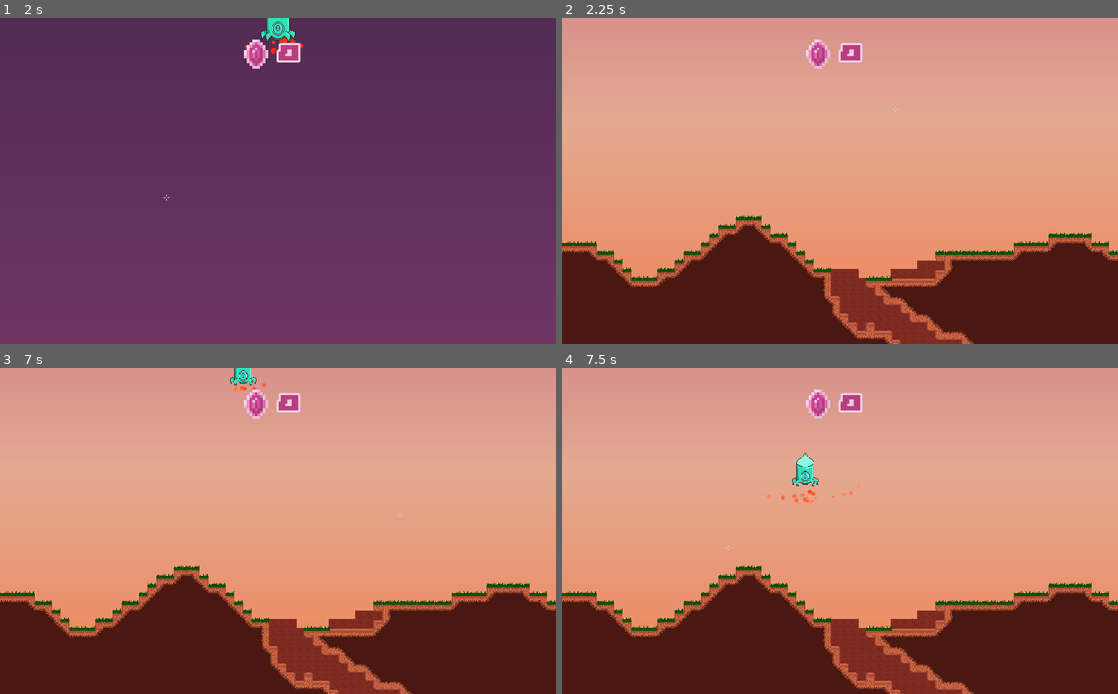
Above: before the commit, frames 1-4 (two rows, left to right).
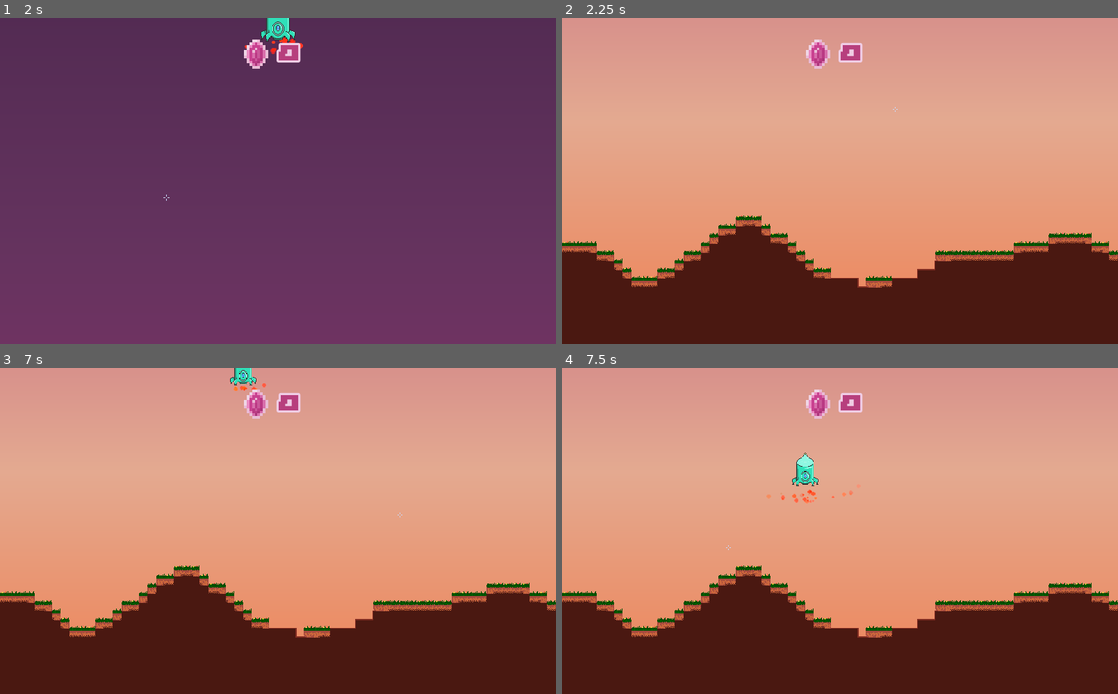
Above: after the commit, the same moments.

Repository: MichaelRRyan/Mecha-Miners
Game: Godot game, scene res://scenes/world/World.tscn
Two runs of this game, one before a commit and one after it. Both use one fixed random seed, a clock stepped at 60 frames per second and the inputs below. This scene is started directly instead of the project's main scene.
Inputs (mouse positions are in pixels of both pictures, inside the frame that each line leads up to):
- Up to frame 1 (2 s): tap Enter at 0.5 s; move the mouse to (400, 164) at 0.52 s; press the mouse at (400, 164) at 0.53 s; hold D (move_right) 0.53-1.28 s; tap W (jump) at 0.77, 1.52 s; tap Space at 1.25 s; move the mouse to (166, 197) at 1.27 s; release the mouse at (166, 197) at 1.28 s; hold A (move_left) from 1.28 s (still down); right-click (166, 197) at 1.35 s
- Up to frame 2 (2.25 s): move the mouse to (895, 109) at 2.02 s; release A (move_left) at 2.03 s; hold D (move_right) from 2.03 s (still down); hold P (ai_perspective) from 2.03 s (still down)
- Up to frame 3 (7 s): tap Enter at 2.75, 4.25 s; move the mouse to (250, 596) at 2.77 s; release P (ai_perspective) at 2.78 s; tap E (interact) at 2.85 s; tap W (jump) at 3.02, 3.77, 4.52, 6.02, 6.77 s; tap Space at 3.5, 5 s; move the mouse to (444, 579) at 3.52 s; release D (move_right) at 3.53 s; hold H (toggle_network_panel) 3.53-4.28 s; hold A (move_left) 3.53-5.78 s; move the mouse to (111, 482) at 4.27 s; click (111, 482) at 4.35 s; move the mouse to (305, 531) at 5.02 s; hold Right mouse button (action2) 5.03-5.78 s; move the mouse to (194, 449) at 5.77 s; hold D (move_right) from 5.78 s (still down); tap P (ai_perspective) at 5.85 s; move the mouse to (400, 514) at 6.52 s; hold E (interact) from 6.53 s (still down)
- Up to frame 4 (7.5 s): keep holding D (move_right); move the mouse to (728, 547) at 7.27 s; release E (interact) at 7.28 s; tap H (toggle_network_panel) at 7.35 s

Frame 1 is identical in both runs. In frame 2, 3.8% of the frame differs, in the area x 5-99%, y 63-100%; in frame 3, 3.8%; in frame 4, 3.8%.

Commit message:
Added basic occlusion

Diff:
--- /dev/null
+++ b/resources/fonts/WorldHintFont.tres
@@ -0,0 +1,8 @@
+[gd_resource type="DynamicFont" load_steps=2 format=2]
+
+[ext_resource path="res://assets/fonts/hope_gold.ttf" type="DynamicFontData" id=1]
+
+[resource]
+outline_size = 2
+outline_color = Color( 0.501961, 0.215686, 0.0392157, 1 )
+font_data = ExtResource( 1 )
--- a/resources/sprite_frames/mecha_green.tres
+++ b/resources/sprite_frames/mecha_green.tres
@@ -9,6 +9,22 @@
 [sub_resource type="AtlasTexture" id=2]
 atlas = ExtResource( 1 )
 region = Rect2( 160, 99, 32, 33 )
+
+[sub_resource type="AtlasTexture" id=7]
+atlas = ExtResource( 1 )
+region = Rect2( 32, 99, 32, 33 )
+
+[sub_resource type="AtlasTexture" id=8]
+atlas = ExtResource( 1 )
+region = Rect2( 64, 99, 32, 33 )
+
+[sub_resource type="AtlasTexture" id=9]
+atlas = ExtResource( 1 )
+region = Rect2( 96, 99, 32, 33 )
+
+[sub_resource type="AtlasTexture" id=10]
+atlas = ExtResource( 1 )
+region = Rect2( 128, 99, 32, 33 )
 
 [sub_resource type="AtlasTexture" id=3]
 atlas = ExtResource( 1 )
@@ -26,22 +42,6 @@
 atlas = ExtResource( 1 )
 region = Rect2( 128, 99, 32, 33 )
 
-[sub_resource type="AtlasTexture" id=7]
-atlas = ExtResource( 1 )
-region = Rect2( 32, 99, 32, 33 )
-
-[sub_resource type="AtlasTexture" id=8]
-atlas = ExtResource( 1 )
-region = Rect2( 64, 99, 32, 33 )
-
-[sub_resource type="AtlasTexture" id=9]
-atlas = ExtResource( 1 )
-region = Rect2( 96, 99, 32, 33 )
-
-[sub_resource type="AtlasTexture" id=10]
-atlas = ExtResource( 1 )
-region = Rect2( 128, 99, 32, 33 )
-
 [resource]
 animations = [ {
 "frames": [ SubResource( 1 ) ],
@@ -54,13 +54,13 @@
 "name": "jump",
 "speed": 5.0
 }, {
+"frames": [ SubResource( 7 ), SubResource( 8 ), SubResource( 9 ), SubResource( 10 ) ],
+"loop": true,
+"name": "walk",
+"speed": 15.0
+}, {
 "frames": [ SubResource( 3 ), SubResource( 4 ), SubResource( 5 ), SubResource( 6 ) ],
 "loop": true,
 "name": "walk_reversed",
 "speed": 15.0
-}, {
-"frames": [ SubResource( 7 ), SubResource( 8 ), SubResource( 9 ), SubResource( 10 ) ],
-"loop": true,
-"name": "walk",
-"speed": 15.0
 } ]
--- a/scenes/entities/Player.tscn
+++ b/scenes/entities/Player.tscn
@@ -1,8 +1,11 @@
-[gd_scene load_steps=3 format=2]
+[gd_scene load_steps=4 format=2]
 
 [ext_resource path="res://scenes/entities/Humanoid.tscn" type="PackedScene" id=1]
 [ext_resource path="res://scripts/entities/Player.gd" type="Script" id=2]
+[ext_resource path="res://scenes/misc/OcclusionManager.tscn" type="PackedScene" id=3]
 
 [node name="Player" instance=ExtResource( 1 )]
 script = ExtResource( 2 )
 _max_speed = 75.0
+
+[node name="OcclusionManager" parent="." index="6" instance=ExtResource( 3 )]
--- /dev/null
+++ b/scenes/misc/OcclusionManager.tscn
@@ -0,0 +1,8 @@
+[gd_scene load_steps=2 format=2]
+
+[ext_resource path="res://scripts/misc/OcclusionManager.gd" type="Script" id=1]
+
+[node name="OcclusionManager" type="Node2D"]
+script = ExtResource( 1 )
+
+[node name="RayCast2D" type="RayCast2D" parent="."]
--- a/scenes/world/DropPod.tscn
+++ b/scenes/world/DropPod.tscn
@@ -1,8 +1,8 @@
-[gd_scene load_steps=15 format=2]
+[gd_scene load_steps=14 format=2]
 
 [ext_resource path="res://assets/images/sprite_sheet.png" type="Texture" id=1]
 [ext_resource path="res://scripts/world/DropPod.gd" type="Script" id=2]
-[ext_resource path="res://assets/fonts/hope_gold.ttf" type="DynamicFontData" id=3]
+[ext_resource path="res://resources/fonts/WorldHintFont.tres" type="DynamicFont" id=3]
 [ext_resource path="res://assets/images/particle.png" type="Texture" id=5]
 [ext_resource path="res://assets/images/particle_small.png" type="Texture" id=6]
 
@@ -55,11 +55,6 @@
 color_ramp = SubResource( 7 )
 hue_variation = 0.45
 hue_variation_random = 0.5
-
-[sub_resource type="DynamicFont" id=10]
-outline_size = 2
-outline_color = Color( 0.501961, 0.215686, 0.0392157, 1 )
-font_data = ExtResource( 3 )
 
 [node name="DropPod" type="KinematicBody2D"]
 pause_mode = 2
@@ -133,7 +128,7 @@
 margin_top = -64.0
 margin_right = 107.0
 margin_bottom = -28.0
-custom_fonts/font = SubResource( 10 )
+custom_fonts/font = ExtResource( 3 )
 text = "Press 'E' to exit the Drop Pod"
 align = 1
 valign = 1
--- a/scenes/world/World.tscn
+++ b/scenes/world/World.tscn
@@ -1,9 +1,11 @@
-[gd_scene load_steps=10 format=2]
+[gd_scene load_steps=13 format=2]
 
 [ext_resource path="res://scenes/world/Terrain.tscn" type="PackedScene" id=1]
 [ext_resource path="res://scenes/ui/components/Cursor.tscn" type="PackedScene" id=2]
+[ext_resource path="res://scripts/world/TerrainTiles.gd" type="Script" id=3]
 [ext_resource path="res://scripts/world/PlayerManager.gd" type="Script" id=4]
 [ext_resource path="res://scripts/world/BulletManager.gd" type="Script" id=5]
+[ext_resource path="res://assets/images/tile_sheet.png" type="Texture" id=6]
 [ext_resource path="res://scenes/world/WorldGenerator.tscn" type="PackedScene" id=7]
 [ext_resource path="res://scenes/ui/components/GUIManager.tscn" type="PackedScene" id=9]
 
@@ -16,6 +18,37 @@
 
 [sub_resource type="GradientTexture" id=3]
 gradient = SubResource( 2 )
+
+[sub_resource type="TileSet" id=4]
+0/name = "tile_sheet.png 0"
+0/texture = ExtResource( 6 )
+0/tex_offset = Vector2( 0, 0 )
+0/modulate = Color( 1, 1, 1, 1 )
+0/region = Rect2( 144, 32, 16, 16 )
+0/tile_mode = 0
+0/occluder_offset = Vector2( 0, 0 )
+0/navigation_offset = Vector2( 0, 0 )
+0/shape_offset = Vector2( 0, 0 )
+0/shape_transform = Transform2D( 1, 0, 0, 1, 0, 0 )
+0/shape_one_way = false
+0/shape_one_way_margin = 0.0
+0/shapes = [  ]
+0/z_index = 0
+1/name = "tile_sheet.png 1"
+1/texture = ExtResource( 6 )
+1/tex_offset = Vector2( 0, 0 )
+1/modulate = Color( 1, 1, 1, 1 )
+1/region = Rect2( 192, 48, 16, 16 )
+1/tile_mode = 0
+1/occluder_offset = Vector2( 0, 0 )
+1/navigation_offset = Vector2( 0, 0 )
+1/shape_offset = Vector2( 0, 0 )
+1/shape_transform = Transform2D( 1, 0, 0, 1, 0, 0 )
+1/shape_one_way = false
+1/shape_one_way_margin = 0.0
+1/shapes = [  ]
+1/z_index = 0
+script = ExtResource( 3 )
 
 [node name="World" type="Node2D"]
 
@@ -32,6 +65,13 @@
 [node name="Terrain" parent="." instance=ExtResource( 1 )]
 
 [node name="WorldGenerator" parent="Terrain" instance=ExtResource( 7 )]
+
+[node name="OcclusionMap" type="TileMap" parent="Terrain" groups=["occlusion_map"]]
+z_index = 4096
+z_as_relative = false
+tile_set = SubResource( 4 )
+cell_size = Vector2( 16, 16 )
+format = 1
 
 [node name="PlayerManager" type="Node2D" parent="." groups=["player_manager"]]
 script = ExtResource( 4 )
--- /dev/null
+++ b/scripts/misc/OcclusionManager.gd
@@ -0,0 +1,144 @@
+extends Node2D
+
+var _view_range_cells : int = 8
+
+# Dependancies.
+var _occlusion_map : TileMap = null
+var _terrain : Terrain = null
+
+# Constants.
+const CELL_SIZE : float = 16.0
+const RECALCULATE_DISTANCE : float = CELL_SIZE * 0.5
+const RECALCULATE_DISTANCE_SQUARED : float = RECALCULATE_DISTANCE * RECALCULATE_DISTANCE
+const INVALID_CELL : Vector2 = Vector2(-1000, -1000)
+
+# Private variables.
+var _view_range_cells_sq : int = _view_range_cells * _view_range_cells
+var _last_check_pos : Vector2 = Vector2.ZERO
+var _checked : Array = [] # Array<bool>
+var _queue : Array = [] # Array<Vector2>
+var _light_value = {}
+
+var font = preload("res://resources/fonts/WorldHintFont.tres")
+
+
+# ------------------------------------------------------------------------------
+func _ready():
+	_view_range_cells_sq = _view_range_cells * _view_range_cells
+
+	var terrains = get_tree().get_nodes_in_group("terrain")
+	if terrains and not terrains.empty():
+		_terrain = terrains.front()
+
+	var occlusions = get_tree().get_nodes_in_group("occlusion_map")
+	if occlusions and not occlusions.empty():
+		_occlusion_map = occlusions.front()
+
+	_check_surroundings()
+
+
+#-------------------------------------------------------------------------------
+func _physics_process(_delta) -> void:
+	var pos = global_position
+	if (_last_check_pos - pos).length_squared() > RECALCULATE_DISTANCE_SQUARED:
+		_last_check_pos = pos
+
+		_check_surroundings()
+
+	update()
+
+
+#-------------------------------------------------------------------------------
+func _check_surroundings() -> void:
+
+	for cell in _checked:
+		if _terrain.has_background(cell):
+			_occlusion_map.set_cellv(cell, 0)
+
+	_queue.clear()
+	_checked.clear()
+	_light_value.clear()
+
+	var cell_pos = _terrain.world_to_map(global_position)
+	_occlusion_map.set_cellv(cell_pos, -1)
+	_queue.append(cell_pos)
+	_checked.append(cell_pos)
+	_light_value[cell_pos] = 0
+
+	var my_cell_pos = _terrain.world_to_map(global_position)
+
+	# Loops for every cell in the queue, popping the front each time.
+	while not _queue.empty():
+		var next_cell : Vector2 = _queue.pop_front()
+
+		# If the cell is within range, checks all its neighbours.
+		if _is_within_range(next_cell, my_cell_pos):
+			_check_neighbours(next_cell)
+
+	update()
+
+
+#-------------------------------------------------------------------------------
+func _check_neighbours(cell : Vector2) -> void:
+	var previous : Vector2 = cell
+
+	# Loop through all neighbours.
+	for current in _get_neighbours(previous):
+
+		# Checks the cell if it has not been checked already.
+		if not _checked.has(current):
+
+			if not _terrain.is_empty(current):
+				var prev_cell_occlusion = _occlusion_map.get_cellv(previous)
+				_occlusion_map.set_cellv(current, prev_cell_occlusion)
+
+			else:
+				# Checks that the cell is within line of sight.
+#				var dist = _terrain.map_to_world_centred(current) - global_position
+#				$RayCast2D.cast_to = dist
+#				$RayCast2D.force_raycast_update()
+#
+#				var occlusion_level = 1 if $RayCast2D.is_colliding() else -1
+#				_occlusion_map.set_cellv(current, occlusion_level)
+				_occlusion_map.set_cellv(current, -1)
+
+				_light_value[current] = _light_value[previous] + 1
+				_queue.append(current)
+
+			_checked.append(current)
+
+#-------------------------------------------------------------------------------
+func _get_neighbours(cell : Vector2) -> Array:
+	return [
+		cell - Vector2(-1, 0),
+		cell - Vector2(0, 1),
+		cell - Vector2(1, 0),
+		cell - Vector2(0, -1),
+
+#		cell - Vector2(-1, -1),
+#		cell - Vector2(-1, 1),
+#		cell - Vector2(1, -1),
+#		cell - Vector2(1, 1),
+	]
+
+
+#-------------------------------------------------------------------------------
+func _is_within_range(cell_pos : Vector2, my_cell_pos : Vector2) -> bool:
+	return ((cell_pos - my_cell_pos).length_squared() <= _view_range_cells_sq
+		and _light_value[cell_pos] < _view_range_cells)
+
+
+#-------------------------------------------------------------------------------
+func _draw() -> void:
+	if Utility.is_debug_mode():
+		for cell in _queue:
+			var global = _terrain.map_to_world_centred(cell)
+			var local = global - global_position
+			draw_circle(local, 5, Color.deeppink)
+
+		for cell in _light_value.keys():
+			var dist = _terrain.map_to_world_centred(cell) - global_position
+			draw_string(font, dist, str(_light_value[cell]))
+
+
+#-------------------------------------------------------------------------------
--- a/scripts/world/ProceduralGenerator.gd
+++ b/scripts/world/ProceduralGenerator.gd
@@ -46,6 +46,8 @@
 
 
 # ------------------------------------------------------------------------------
+
+export var regenerate = false
 var noise_seed = 0
 
 # ------------------------------------------------------------------------------
@@ -78,10 +80,10 @@
 		if noise_dict.has(noise_name):
 			noise_dict[noise_name]._set(prop_name, value)
 
-		if Engine.editor_hint:
+		if Engine.editor_hint and regenerate:
 			generate()
 
-	elif Engine.editor_hint:
+	elif Engine.editor_hint and regenerate:
 		if property == "clear":
 			clear()
 
--- a/scripts/world/Terrain.gd
+++ b/scripts/world/Terrain.gd
@@ -48,6 +48,11 @@
 # -----------------------------------------------------------------------------
 func is_mineral(cell_position : Vector2) -> bool:
 	return TileType.Crystal == $Foreground.get_cellv(cell_position)
+
+
+# -----------------------------------------------------------------------------
+func has_background(cell_position : Vector2) -> bool:
+	return 0 == $Background.get_cellv(cell_position)
 
 
 # -----------------------------------------------------------------------------
--- a/scripts/world/WorldGenerator.gd
+++ b/scripts/world/WorldGenerator.gd
@@ -40,6 +40,7 @@
 }
 
 var _terrain : Terrain = null
+var _occlusion_map : TileMap = null
 
 
 # ------------------------------------------------------------------------------
@@ -129,15 +130,17 @@
 	minerals_upper_threshold = value
 	_consider_regenerating()
 
+# ------------------------------------------------------------------------------
 func _set_minerals_height_modifier_intensity(value : float) -> void:
 	minerals_height_modifier_intensity = value
 	_consider_regenerating()
 
+
 # ------------------------------------------------------------------------------
 # Regular Methods
 # ------------------------------------------------------------------------------
 func _consider_regenerating():
-	if Engine.editor_hint:
+	if Engine.editor_hint and regenerate:
 		generate()
 
 
@@ -152,6 +155,7 @@
 		_background.clear()
 		_foreground.clear()
 		_details.clear()
+		_occlusion_map.clear()
 
 
 
@@ -191,9 +195,13 @@
 		# Appends the ground height.
 		surface.append(ground_y)
 
+		_foreground.set_cell(x, ground_y, 0)
+
 		# Fills in the ground from the ground height to the cave start.
-		for y in range(ground_y, ground_height):
+		for y in range(ground_y + 1, ground_height):
 			_foreground.set_cell(x, y, 0)
+			_background.set_cell(x, y, 0)
+			_occlusion_map.set_cell(x, y, 0)
 
 	return surface
 
@@ -325,7 +333,6 @@
 			if (new_x >= 0 and new_x < width
 				and new_y >= surface[new_x] - 1 and new_y < ground_height + cave_height):
 					_foreground.set_cell(new_x, new_y, -1)
-					_background.set_cell(new_x, new_y, 0)
 
 
 # ------------------------------------------------------------------------------
@@ -358,6 +365,8 @@
 	for x in range(top_left.x, bottom_right.x):
 		for y in range(top_left.y, bottom_right.y):
 			_foreground.set_cell(x, y, value)
+			_background.set_cell(x, y, 0)
+			_occlusion_map.set_cell(x, y, 0)
 
 
 # ------------------------------------------------------------------------------
@@ -424,6 +433,9 @@
 		_background = parent.get_node("Background")
 		_foreground = parent.get_node("Foreground")
 		_details = parent.get_node("Details")
+
+		_occlusion_map = get_tree().get_nodes_in_group("occlusion_map")[0]
+
 		return _foreground and _background
 	else:
 		print_debug("No terrain parent")
Binary file changed: assets/images/tile_sheet.png
